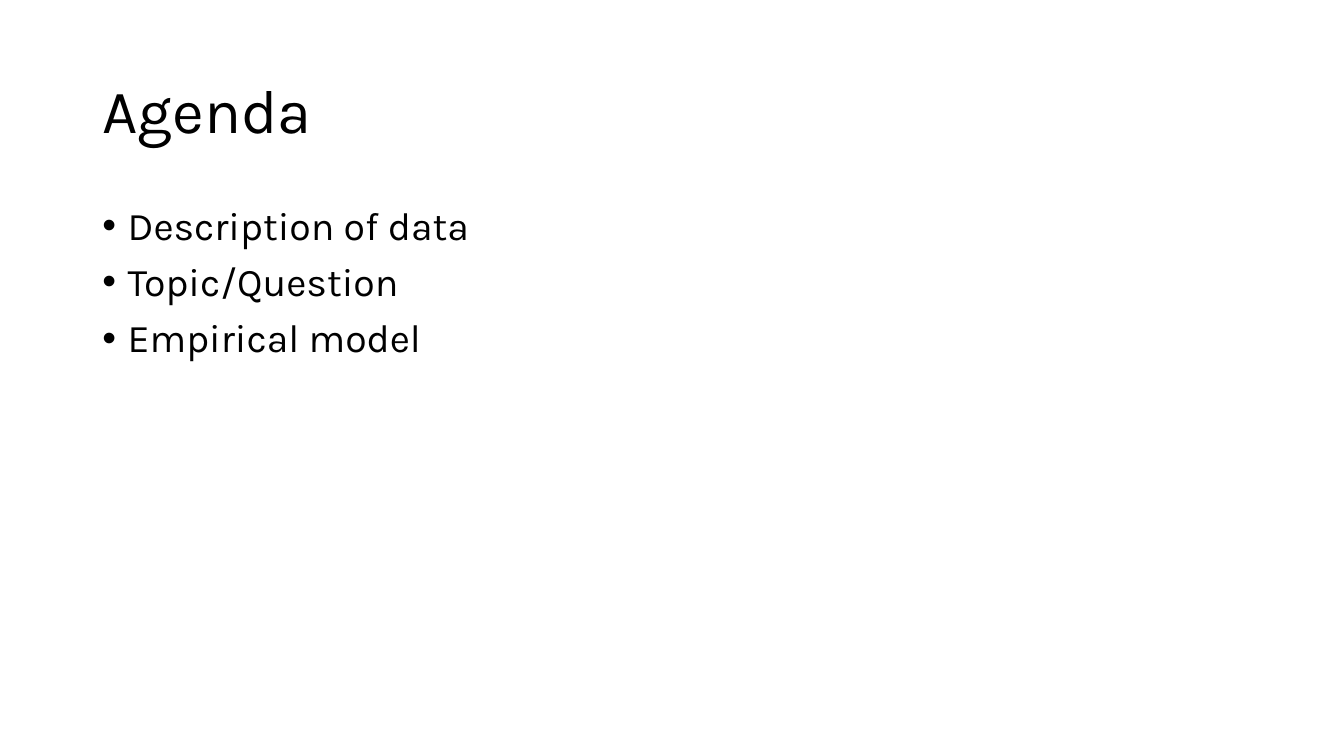
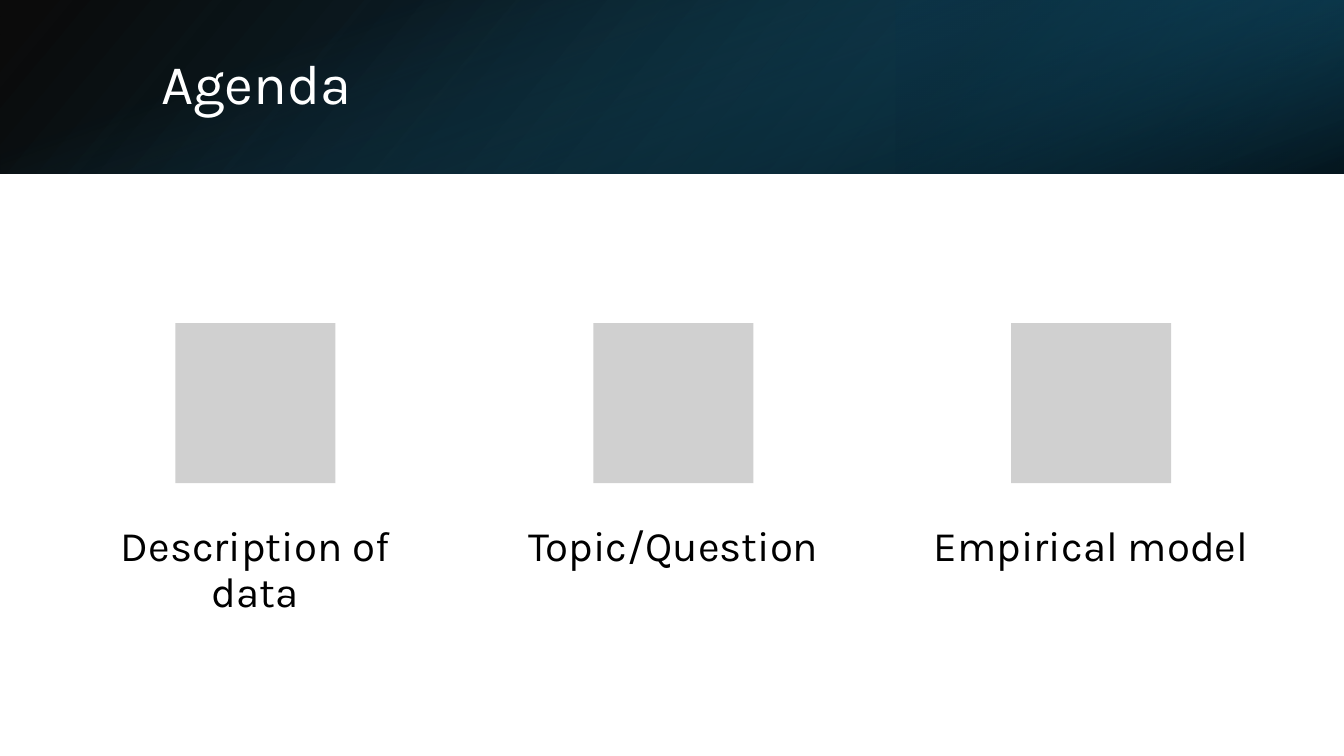
Before and after one commit to sanderseriksen/BAN440-Term-Paper, a slide deck: slide 2 of BAN440 – Term Paper Idea.pptx. Drawn at 1344x756 pixels with LibreOffice and Linux fonts; fonts in the diff are those of the drawing; grey boxes stand for pictures. Boxes give left, top, right and bottom in pixels: in the first picture for what was removed or moved away, otherwise in the second. Text is boxed around its words. In the diff, an @@ line names an element or a change of style, - is before the commit and + after.

```diff
--- a/BAN440 – Term Paper Idea.pptx
+++ b/BAN440 – Term Paper Idea.pptx
@@ rectangle added at <box>0,0,1344,173</box>, fill gradient #000000 to #104862 @@
@@ rectangle added at <box>0,1,1343,174</box>, fill gradient #156082 to #000000 @@
@@ rectangle added at <box>896,0,1344,173</box>, fill gradient #0B3041 to #156082 @@
@@ title "Agenda": place and size @@
-title "Agenda" at <box>102,91,311,148</box>
+title "Agenda" at <box>161,65,351,118</box>
@@ title "Agenda" at <box>161,65,351,118</box>: size 44 to 40 pt, text colour #000000 to #FFFFFF @@
@@ text removed at <box>128,213,469,362</box> @@
-• Description of data
-• Topic/Question
-• Empirical model
@@ group added at <box>121,324,1248,608</box>: 3 pictures, 3 texts @@
+Description of data
+Topic/Question
+Empirical model
```
Also in this commit, not shown: 2 other slides changed.
